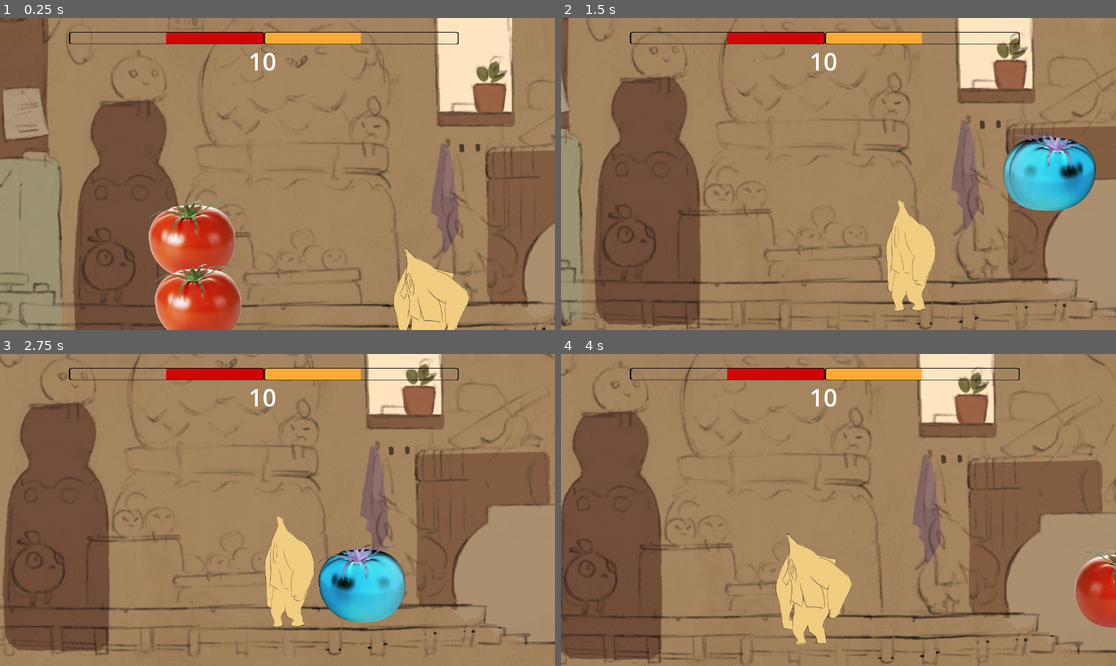
Above: before the commit, frames 1-4 (two rows, left to right).
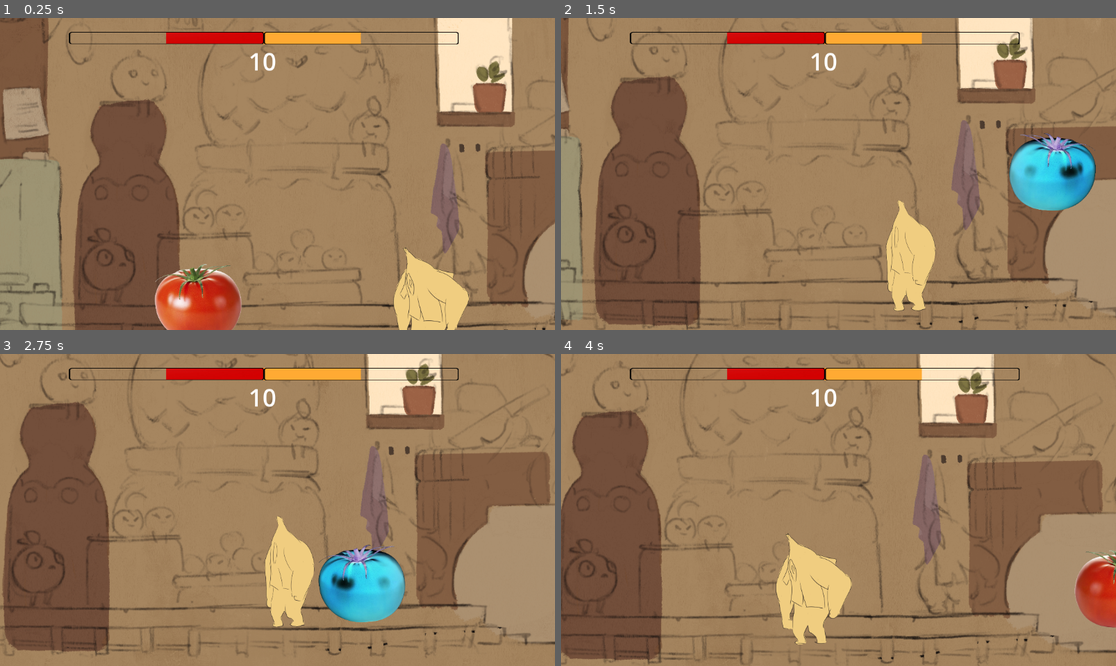
Above: after the commit, the same moments.

Repository: PZerua/ggj24_fruits
Game: Godot game, scene res://scenes/combat.tscn
The game is run twice, just before and just after one commit, with the same random seed, the same clock (stepped at 60 frames per second) and the same inputs.
Inputs:
- Up to frame 1 (0.25 s): no input
- Up to frame 2 (1.5 s): hold D (MOVE_RIGHT_1) from 0.53 s (still down); tap S (BLOCK_1) at 0.6 s; tap W (JUMP_1) at 0.77 s; tap Down (BLOCK_2) at 1.35 s
- Up to frame 3 (2.75 s): tap W (JUMP_1) at 1.52 s; release D (MOVE_RIGHT_1) at 2.03 s; hold A (MOVE_LEFT_1) from 2.03 s (still down); tap V (KICK_1) at 2.1 s
- Up to frame 4 (4 s): release A (MOVE_LEFT_1) at 2.78 s; hold D (MOVE_RIGHT_1) from 2.78 s (still down); tap P (KICK_2) at 2.85 s; tap W (JUMP_1) at 3.02, 3.77 s; tap Left (MOVE_LEFT_2) at 3.6 s

The runs differ from the first frame. In frame 1, 2.8% of the frame differs, in the area x 26-43%, y 58-82%; in frame 2, 0.3%; in frame 3, less than 0.1%; in frame 4, less than 0.1%.

Commit message:
remove 2nd tomato

Diff:
--- a/scenes/combat.tscn
+++ b/scenes/combat.tscn
@@ -101,10 +101,6 @@
 position_smoothing_speed = 7.0
 editor_draw_limits = true
 script = ExtResource("3_h0w0o")
-
-[node name="Tomato2" parent="." instance=ExtResource("1_h62js")]
-unique_name_in_owner = true
-position = Vector2(308, 391)
 
 [node name="Banana" parent="." instance=ExtResource("2_nrd0u")]
 unique_name_in_owner = true
